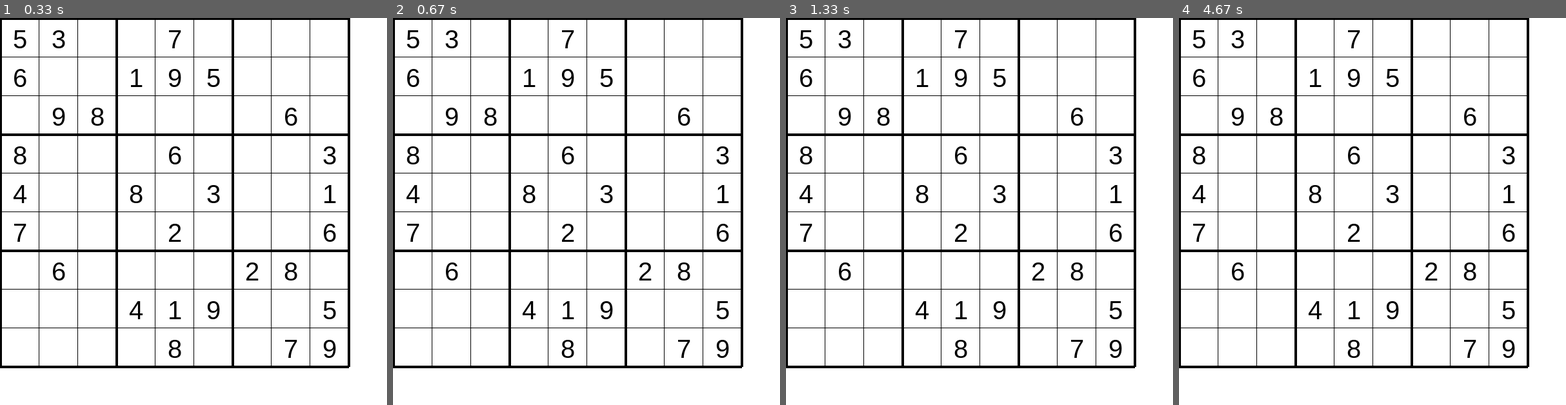
Above: before the commit, frames 1-4 (left to right).
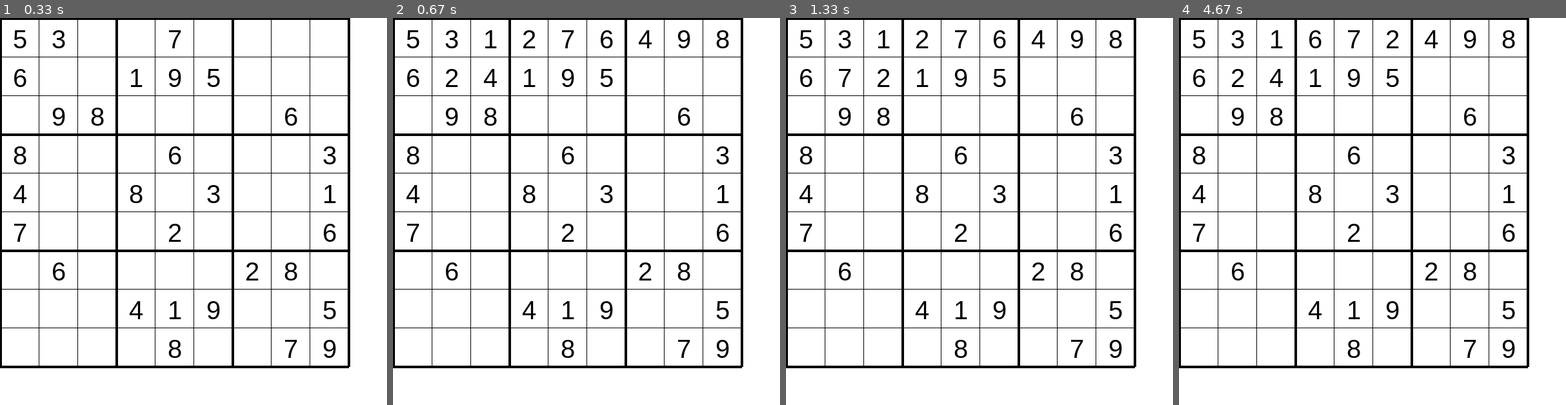
Above: after the commit, the same moments.

Repository: NuriMaes/sudoku-solver-pygame
Game: pygame game, started from main.py
Same seed, same stepped clock (60 frames per second), same inputs: the game is played once before the commit and once after it.
Inputs:
- Up to frame 1 (0.33 s): no input
- Up to frame 2 (0.67 s): tap Space at 0.33 s
- Up to frame 3 (1.33 s): no input
- Up to frame 4 (4.67 s): no input

Frame 1 is identical in both runs. In frame 2, 0.6% of the frame differs, in the area x 13-87%, y 3-18%; in frame 3, 0.5%; in frame 4, 0.6%.

Commit message:
Feat: implement full backtracking algorithm and real-time visualization

Diff:
--- a/main.py
+++ b/main.py
@@ -43,6 +43,7 @@
     board = get_initial_board()
     font = pygame.font.SysFont('Arial', 40)
 
+    solved = False
     while running:
         # Limit frame rate to 60 FPS
         clock.tick(FPS)
@@ -53,50 +54,86 @@
             if event.type == pygame.QUIT:
                 running = False
 
-        # 6. Draw / Render
-        # Fill the background with white
-        screen.fill(COLOR_WHITE)
+            if event.type == pygame.KEYDOWN:
+                if event.key == pygame.K_SPACE and not solved:
+                    solve(screen, board, font)
+                    solved = True
 
-        for i in range(0, 600, 60):
-            if i % 180 == 0:
-                new_width = 4
-            else:
-                new_width = 1
-
-            pygame.draw.line(surface=screen, color=COLOR_BLACK, start_pos=(i,0), end_pos=(i,540), width=new_width)
-            pygame.draw.line(surface=screen, color=COLOR_BLACK, start_pos=(0,i), end_pos=(540,i), width=new_width)
-
-        for row in range(9):
-            for col in range(9):
-                value = board[row][col]
-                if value != 0:
-                    text_surface = font.render(str(value), True, COLOR_BLACK)
-                    x_pos = col * 60 + 20
-                    y_pos = row * 60 + 10
-                    screen.blit(text_surface, (x_pos, y_pos))
-
-
-        pygame.display.flip()
-
+        if solved or not solved:
+            draw_window(screen, board, font)
+            pygame.display.flip()
     # Clean up and close the program
     pygame.quit()
     sys.exit()
 
-    def is_valid(board, row, col, num):
-        for r in range(9):
+def draw_window(screen, board, font):
+    screen.fill(COLOR_WHITE)
+    for i in range(0, 600, 60):
+        if i % 180 == 0:
+            new_width = 4
+        else:
+            new_width = 1
 
-            if board[r][col] == num:
+        pygame.draw.line(surface=screen, color=COLOR_BLACK, start_pos=(i,0), end_pos=(i,540), width=new_width)
+        pygame.draw.line(surface=screen, color=COLOR_BLACK, start_pos=(0,i), end_pos=(540,i), width=new_width)
+
+    for row in range(9):
+        for col in range(9):
+            value = board[row][col]
+            if value != 0:
+                text_surface = font.render(str(value), True, COLOR_BLACK)
+                x_pos = col * 60 + 20
+                y_pos = row * 60 + 10
+                screen.blit(text_surface, (x_pos, y_pos))
+
+def is_valid(board, row, col, num):
+    for r in range(9):
+
+        if board[r][col] == num and r != row:
+            return False
+        if board[row][r] == num and r != col:
+            return False
+
+    box_row = (row // 3) * 3
+    box_col = (col // 3) * 3
+    for r in range(3):
+        for i in range(3):
+            if board[box_row + r][box_col + i] == num and ((box_row + r) != row and (box_col + i) != col):
                 return False
-            if board[row][r] == num:
-                return False
+    return True
 
-        box_row = (row // 3) * 3
-        box_col = (col // 3) * 3
-        for r in range(3):
-            for i in range(3):
-                if board[box_row + r][box_col + i] == num:
-                    return False
+def find_empty(board):
+    for row in range(9):
+        for col in range(9):
+            if board[row][col] == 0:
+                return row, col
+    return None
+
+def solve(screen, board, font):
+    empty = find_empty(board)
+
+    if not empty:
         return True
+
+    row, col = empty
+
+    for num in range(1,10):
+        if is_valid(board, row, col, num):
+            board[row][col] = num
+
+            draw_window(screen, board, font)
+            pygame.display.flip()
+            pygame.time.delay(1)
+
+            if solve(screen, board, font):
+                return True
+            board[row][col] = 0
+
+            draw_window(screen, board, font)
+            pygame.display.flip()
+            pygame.time.delay(50)
+    return False
+
 
 if __name__ == "__main__":
     main()
